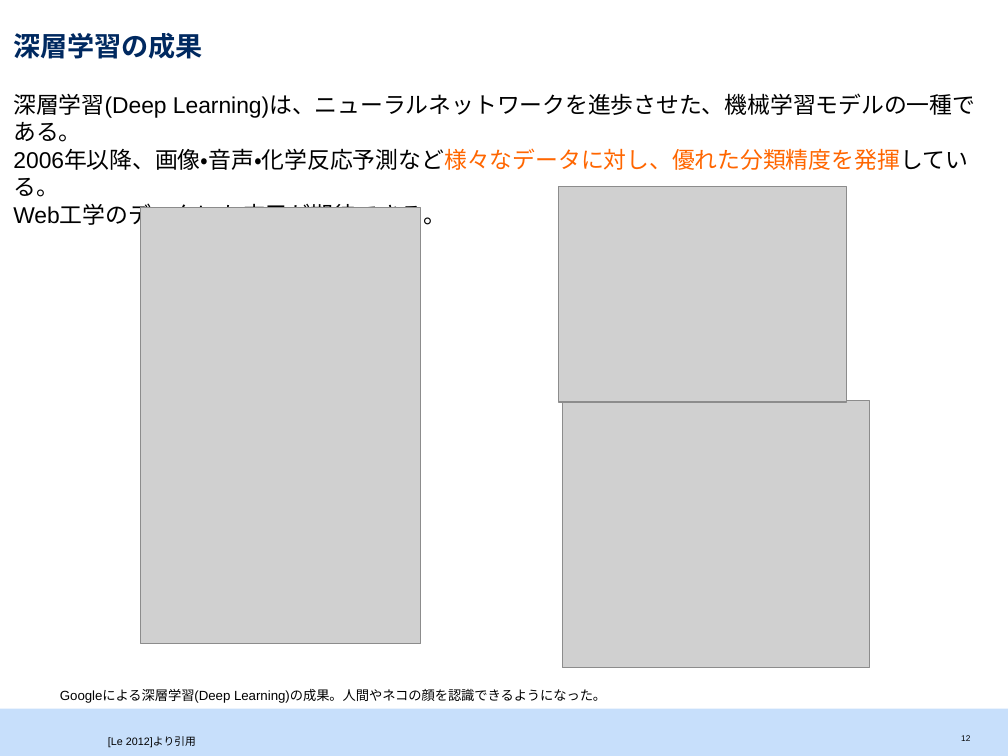
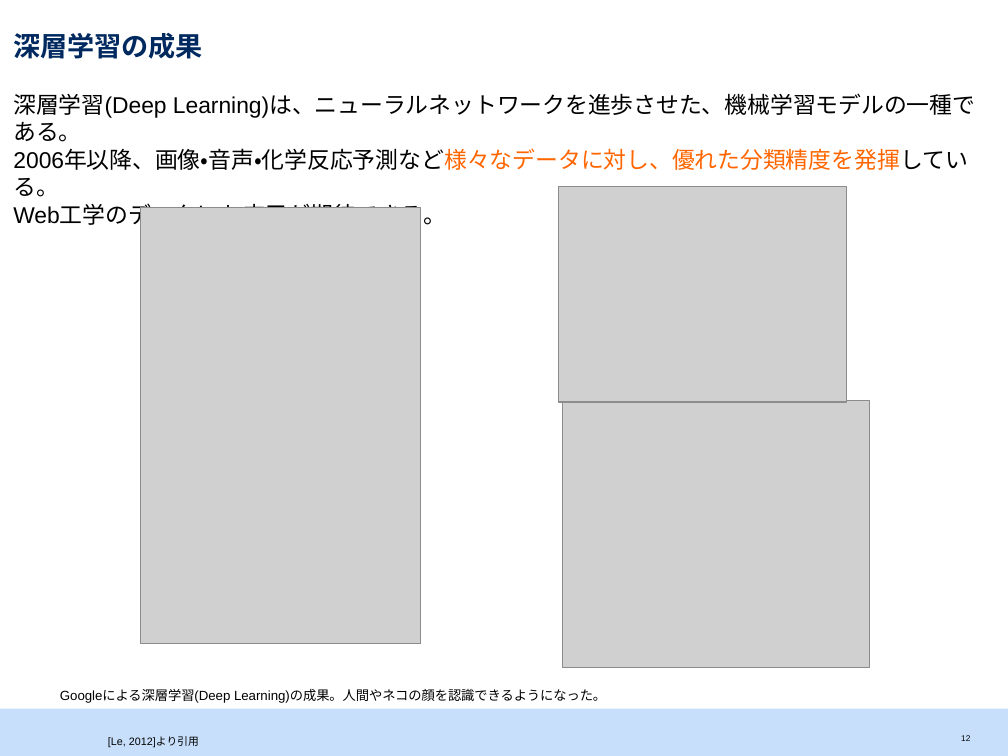
Before and after one commit to srtk/sotsuron, a slide deck: slide 13 of doc/sotsuron_defense/bd.pptx. Drawn at 1008x756 pixels with LibreOffice and Linux fonts; fonts in the diff are those of the drawing; grey boxes stand for pictures. Boxes give left, top, right and bottom in pixels: in the first picture for what was removed or moved away, otherwise in the second. Text is boxed around its words. In the diff, an @@ line names an element or a change of style, - is before the commit and + after.

```diff
--- a/doc/sotsuron_defense/bd.pptx
+++ b/doc/sotsuron_defense/bd.pptx
@@ text at [108, 736, 199, 747]: text changed @@
-[Le 2012]より引用
+[Le, 2012]より引用
```
Also in this commit, not shown: 3 other slides changed, 1 other file.
